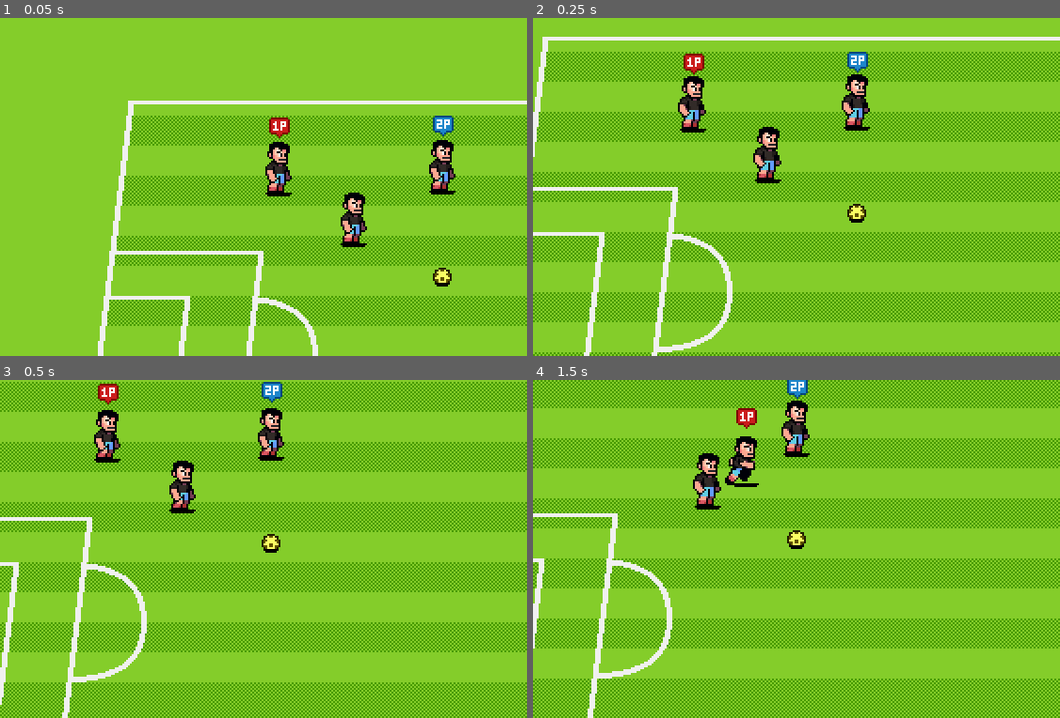
Above: before the commit, frames 1-4 (two rows, left to right).
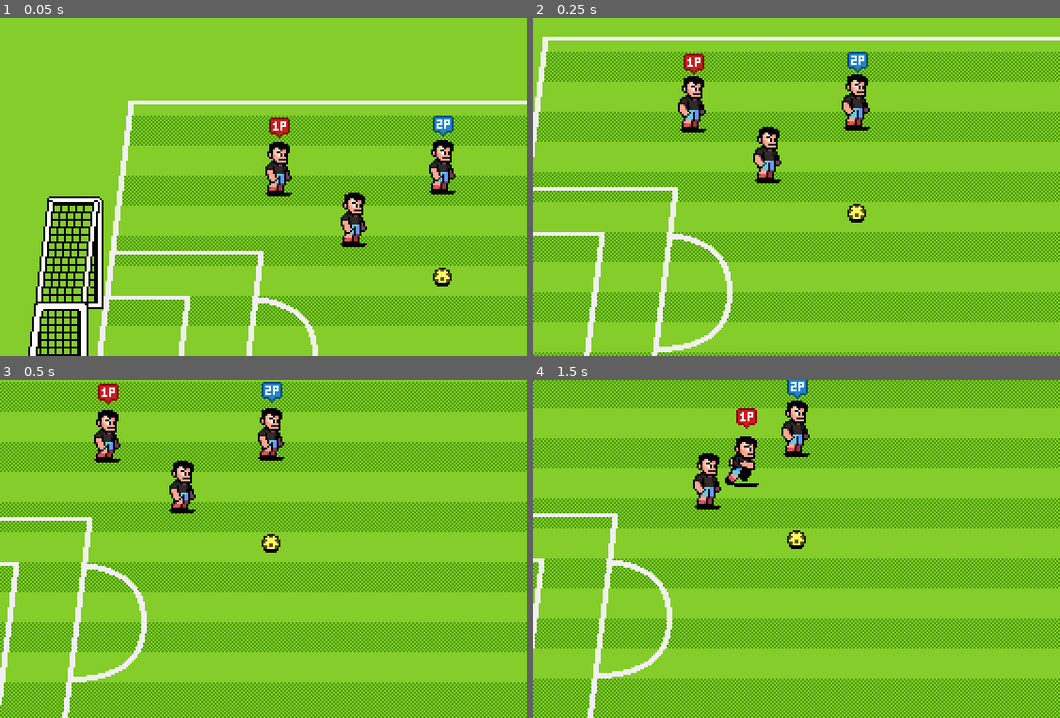
Above: after the commit, the same moments.

Repository: Tojosoa-code/soccer-game
Game: Godot game, scene res://scenes/global/world.tscn
The game is run twice, just before and just after one commit, with the same random seed, the same clock (stepped at 60 frames per second) and the same inputs.
Inputs:
- Up to frame 1 (0.05 s): no input
- Up to frame 2 (0.25 s): no input
- Up to frame 3 (0.5 s): no input
- Up to frame 4 (1.5 s): hold Right (p1_right) 0.53-1.28 s; tap [ (p1_pass) at 0.6 s; hold Down (p1_down) from 1.28 s (still down); tap ] (p1_shoot) at 1.35 s

The runs differ from the first frame. In frame 1, 3.6% of the frame differs, in the area x 5-20%, y 52-100%; in frame 2, nothing differs; in frame 3, nothing differs; in frame 4, nothing differs.

Commit message:
Ajout de pitch et bounce

Diff:
--- /dev/null
+++ b/scenes/Goal/goal.tscn
@@ -0,0 +1,46 @@
+[gd_scene load_steps=5 format=3 uid="uid://ksme648r6h2t"]
+
+[ext_resource type="Texture2D" uid="uid://cp7apxtybnby0" path="res://assets/art/backgrounds/goal-bottom.png" id="1_kc3cl"]
+[ext_resource type="Script" uid="uid://7obm53ft7m4n" path="res://scripts/Goal/goal.gd" id="1_mgfxm"]
+[ext_resource type="Texture2D" uid="uid://cm0wvfo2ahyrx" path="res://assets/art/backgrounds/goal-top.png" id="2_dvkas"]
+
+[sub_resource type="RectangleShape2D" id="RectangleShape2D_mgfxm"]
+size = Vector2(26, 2)
+
+[node name="Goal" type="Node2D"]
+y_sort_enabled = true
+script = ExtResource("1_mgfxm")
+
+[node name="BottomFrameSprite" type="Sprite2D" parent="."]
+texture = ExtResource("1_kc3cl")
+centered = false
+offset = Vector2(-23, -125)
+
+[node name="TopFrameSprite" type="Sprite2D" parent="."]
+position = Vector2(0, -65)
+texture = ExtResource("2_dvkas")
+centered = false
+offset = Vector2(-23, -59)
+
+[node name="BackNetArea" type="Area2D" parent="."]
+unique_name_in_owner = true
+collision_layer = 0
+collision_mask = 4
+monitorable = false
+
+[node name="CollisionPolygon2D" type="CollisionPolygon2D" parent="BackNetArea"]
+polygon = PackedVector2Array(-20, -2, -12, -65, -10, -65, -18, -2)
+
+[node name="BottomFrame" type="StaticBody2D" parent="."]
+position = Vector2(-3, -1)
+collision_mask = 0
+
+[node name="CollisionShape2D" type="CollisionShape2D" parent="BottomFrame"]
+shape = SubResource("RectangleShape2D_mgfxm")
+
+[node name="TopFrame" type="StaticBody2D" parent="."]
+position = Vector2(7, -67)
+collision_mask = 0
+
+[node name="CollisionShape2D" type="CollisionShape2D" parent="TopFrame"]
+shape = SubResource("RectangleShape2D_mgfxm")
--- a/scenes/global/world.tscn
+++ b/scenes/global/world.tscn
@@ -1,10 +1,11 @@
-[gd_scene load_steps=7 format=3 uid="uid://bas1poyohi7id"]
+[gd_scene load_steps=8 format=3 uid="uid://bas1poyohi7id"]
 
 [ext_resource type="Texture2D" uid="uid://hnfilqum3yko" path="res://assets/art/backgrounds/pitch-background.png" id="1_k3fmg"]
 [ext_resource type="Script" uid="uid://p11br0o3yrn" path="res://scripts/camera.gd" id="1_ofkse"]
 [ext_resource type="Texture2D" uid="uid://bal33d786xu70" path="res://assets/art/backgrounds/pitch-pattern.png" id="2_vi4sn"]
 [ext_resource type="Texture2D" uid="uid://d1ep1tdltwvih" path="res://assets/art/backgrounds/pitch-lines.png" id="3_hwxo7"]
 [ext_resource type="PackedScene" uid="uid://jrqolrnb1i40" path="res://scenes/characters/player.tscn" id="4_vi4sn"]
+[ext_resource type="PackedScene" uid="uid://ksme648r6h2t" path="res://scenes/Goal/goal.tscn" id="5_h0862"]
 [ext_resource type="PackedScene" uid="uid://bmdlx1uydb10n" path="res://scenes/Ball/ball.tscn" id="5_hwxo7"]
 
 [node name="World" type="Node2D"]
@@ -38,6 +39,16 @@
 [node name="ActorsContainer" type="Node2D" parent="."]
 y_sort_enabled = true
 
+[node name="PitchObjects" type="Node2D" parent="ActorsContainer"]
+y_sort_enabled = true
+
+[node name="GoalHome" parent="ActorsContainer/PitchObjects" instance=ExtResource("5_h0862")]
+position = Vector2(32, 220)
+
+[node name="GoalAway" parent="ActorsContainer/PitchObjects" instance=ExtResource("5_h0862")]
+position = Vector2(818, 220)
+scale = Vector2(-1, 1)
+
 [node name="Player" parent="ActorsContainer" node_paths=PackedStringArray("ball") instance=ExtResource("4_vi4sn")]
 position = Vector2(148, 94)
 control_scheme = 1
--- /dev/null
+++ b/scripts/Goal/goal.gd
@@ -0,0 +1,10 @@
+class_name Goal
+extends Node2D
+
+@onready var back_net_area: Area2D = %BackNetArea
+
+func _ready() -> void:
+	back_net_area.body_entered.connect(on_ball_enter_back_net.bind())
+
+func on_ball_enter_back_net(ball : Ball) -> void :
+	ball.stop()
--- a/scripts/ball/ball.gd
+++ b/scripts/ball/ball.gd
@@ -1,5 +1,7 @@
 class_name Ball
 extends AnimatableBody2D
+
+const BOUCINESS := 0.8
 
 enum State  {
 	CARRIED,
@@ -53,3 +55,6 @@
 	velocity = intensity * direction
 	carrier = null
 	switch_state(Ball.State.FREEFORM)
+
+func stop() -> void :
+	velocity = Vector2.ZERO
--- a/scripts/states/ball/ball_state.gd
+++ b/scripts/states/ball/ball_state.gd
@@ -38,3 +38,10 @@
 			if bouciness > 0 and ball.height_velocity < 0 :
 				ball.height_velocity = -ball.height_velocity * bouciness
 				ball.velocity *= bouciness
+
+func move_and_bounce(delta : float) -> void :
+	var collision := ball.move_and_collide(ball.velocity * delta)
+
+	if collision != null :
+		ball.velocity = ball.velocity.bounce(collision.get_normal()) * ball.BOUCINESS
+		ball.switch_state(Ball.State.FREEFORM)
--- a/scripts/states/ball/ball_state_freeform.gd
+++ b/scripts/states/ball/ball_state_freeform.gd
@@ -1,7 +1,5 @@
 class_name BallStateFreeForm
 extends BallState
-
-const BOUCINESS := 0.8
 
 func _enter_tree() -> void:
 	player_detection_area.body_entered.connect(on_player_enter.bind())
@@ -14,5 +12,5 @@
 	set_ball_animation_from_velocity()
 	var friction := ball.friction_air if ball.height > 0 else ball.friction_ground
 	ball.velocity = ball.velocity.move_toward(Vector2.ZERO, friction * delta)
-	process_gravity(delta, BOUCINESS)
-	ball.move_and_collide(ball.velocity * delta)
+	process_gravity(delta, ball.BOUCINESS)
+	move_and_bounce(delta)
--- a/scripts/states/ball/ball_state_shot.gd
+++ b/scripts/states/ball/ball_state_shot.gd
@@ -3,7 +3,7 @@
 
 const DURATION_SHOT := 1000.0
 const SHOT_SPRITE_SCALE : float = 0.8
-const SHOT_HEIGHT := 30
+const SHOT_HEIGHT := 5
 
 var time_since_shot := Time.get_ticks_msec()
 
@@ -17,7 +17,7 @@
 	if Time.get_ticks_msec() - time_since_shot > DURATION_SHOT :
 		state_transition_requested.emit(Ball.State.FREEFORM)
 	else :
-		ball.move_and_collide(ball.velocity * delta)
+		move_and_bounce(delta)
 
 func _exit_tree() -> void:
 	ball_sprite.scale.y = 1.0
Not shown, added: scripts/Goal/goal.gd.uid
